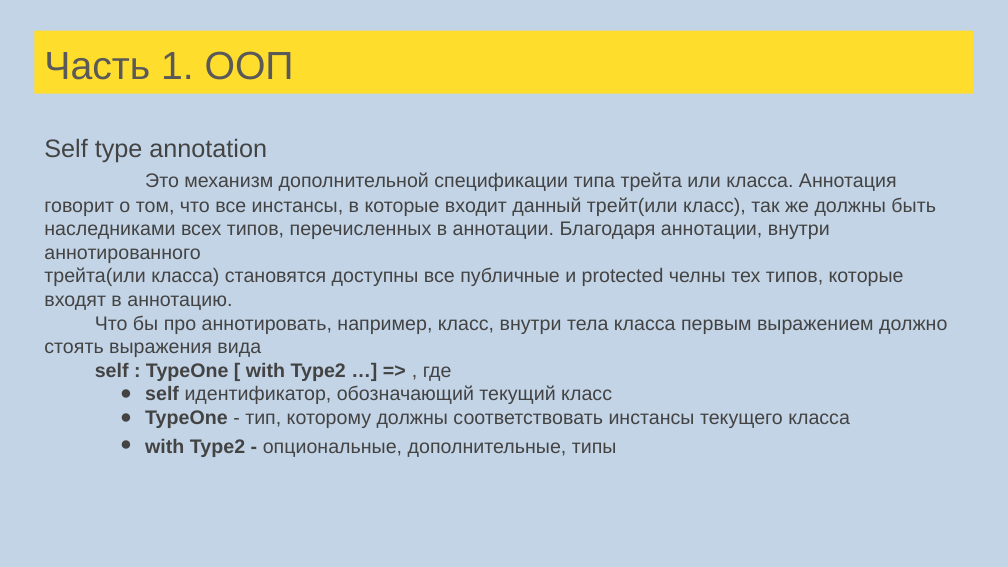
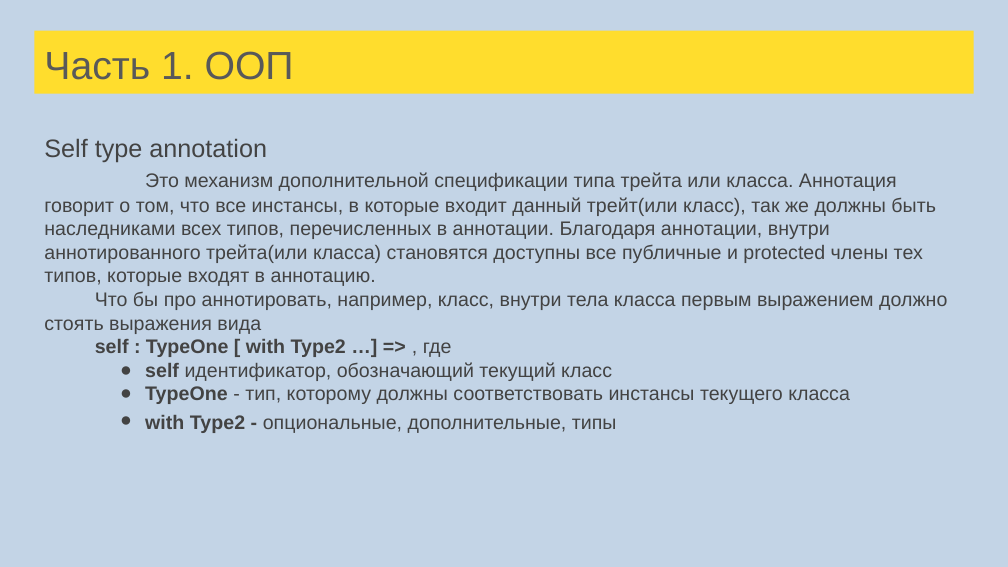
Before and after one commit to tralfamadore/ScalaLectures, a slide deck: slide 113 of src/main/resources/Лекции Scala для FinTech.pptx. Drawn at 1008x567 pixels with LibreOffice and Linux fonts; fonts in the diff are those of the drawing. Boxes give left, top, right and bottom in pixels: in the first picture for what was removed or moved away, otherwise in the second. Text is boxed around its words. In the diff, an @@ line names an element or a change of style, - is before the commit and + after.

```diff
--- a/src/main/resources/Лекции Scala для FinTech.pptx
+++ b/src/main/resources/Лекции Scala для FinTech.pptx
@@ text at (x1=44, y1=172, x2=936, y2=286): text changed @@
-Это механизм дополнительной спецификации типа трейта или класса. Аннотация говорит о том, что все инстансы, в которые входит данный трейт(или класс), так же должны быть наследниками всех типов, перечисленных в аннотации. Благодаря аннотации, внутри аннотированного
-трейта(или класса) становятся доступны все публичные и protected челны тех типов, которые входят в аннотацию.
+Это механизм дополнительной спецификации типа трейта или класса. Аннотация говорит о том, что все инстансы, в которые входит данный трейт(или класс), так же должны быть наследниками всех типов, перечисленных в аннотации. Благодаря аннотации, внутри аннотированного трейта(или класса) становятся доступны все публичные и protected члены тех типов, которые входят в аннотацию.
```
Also in this commit, not shown: 16 other slides changed, 23 slides added, 1 slide removed, 4 other files.
